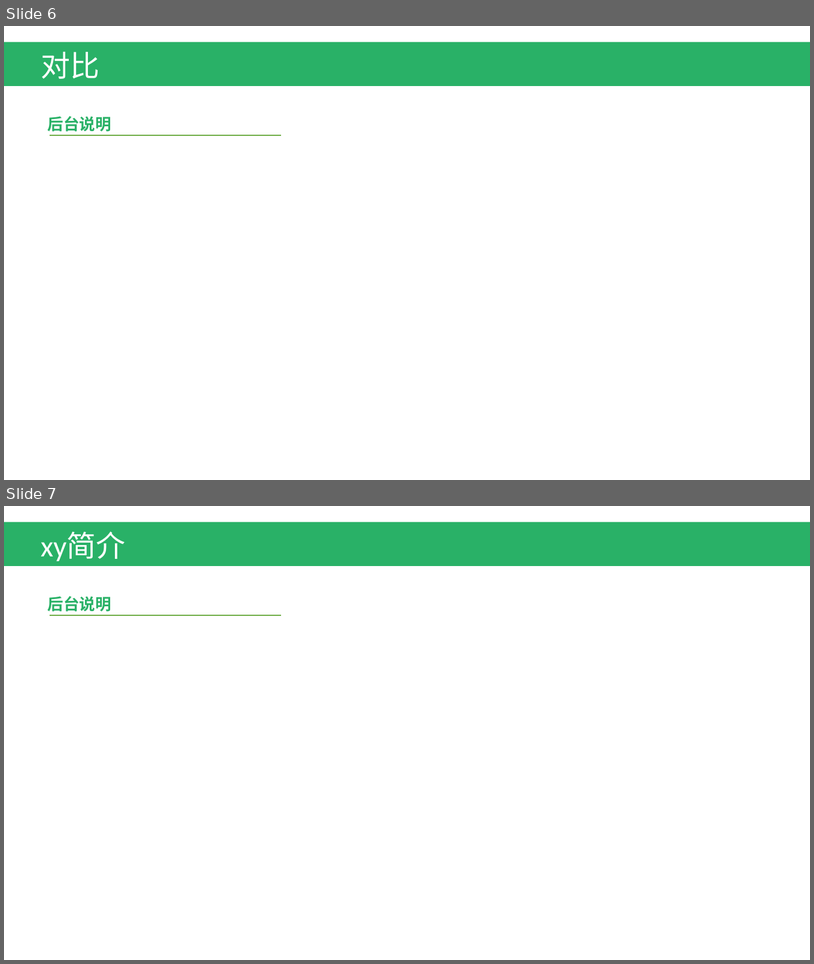
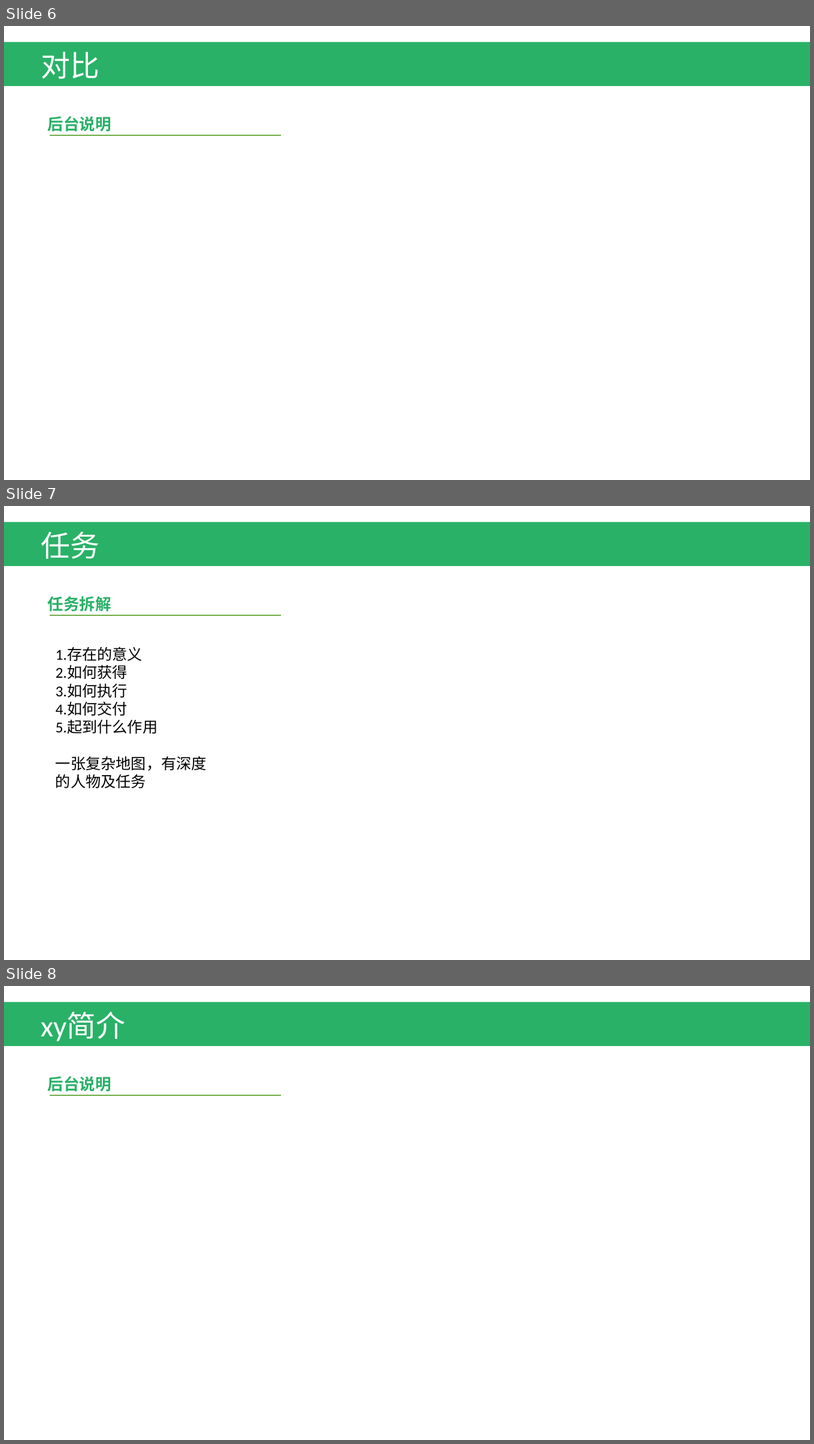
Before and after one commit to EscapeChuanxiao/ChuanXiao, a slide deck: 游戏概要.pptx. Shown one above the other, each under a label of ours: slides 6 and 7 before the commit, slides 6, 7 and 8 after it. The pictures are 814x964 and 814x1444 pixels, drawn with LibreOffice and Linux fonts; fonts in the diff are those of the drawing. Boxes give left, top, right and bottom in pixels: in the first picture for what was removed or moved away, otherwise in the second. Text is boxed around its words. In the diff, an @@ line names an element or a change of style, - is before the commit and + after.

Commit message:
地图和任务有初步思路
地图和任务有初步思路

```diff
--- a/游戏概要.pptx
+++ b/游戏概要.pptx
@@ slide 7 added at <box>4,506,810,960</box>, background #FFFFFF @@
@@ rectangle added at <box>4,522,810,566</box>, fill #29B167 @@
@@ text added at <box>41,532,99,559</box>, 35 pt, text #FFFFFF @@
+任务
@@ text added at <box>48,596,111,612</box>, 19 pt, text #29B167, bold @@
+任务拆解
@@ line added from (50, 615) to (281, 615), #70AD47 1.5 pt @@
@@ text added at <box>56,648,207,788</box>, 18 pt, text #000000 @@
+1.存在的意义
+2.如何获得
+3.如何执行
+4.如何交付
+5.起到什么作用
+一张复杂地图，有深度的人物及任务
@@ what was slide 7 is now slide 8 @@
```
Also in this commit, not shown: 1 other slide added.
